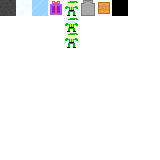
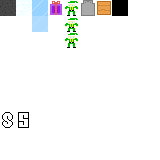
Revision of a layered 160px x 160px image; what changed, layer by layer:
added layer "ice fg solid" above "ice fg" over (32, 16, 48, 32)
added layer "ice fg" (80%) above "Layer" over (32, 16, 48, 32)
painted on "Layer" over (2, 1, 111, 128)
